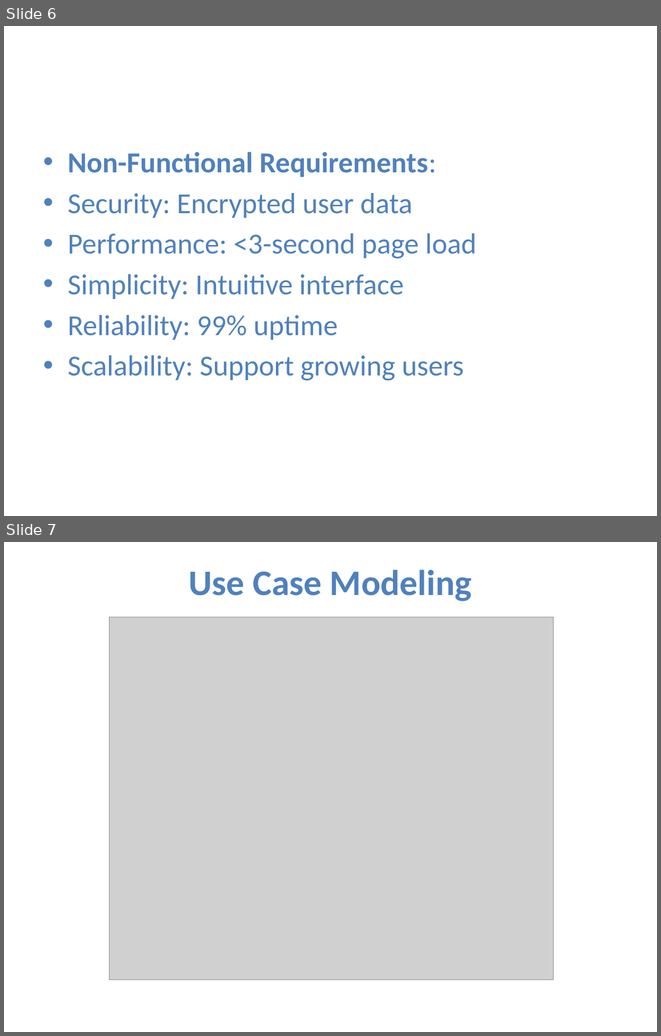
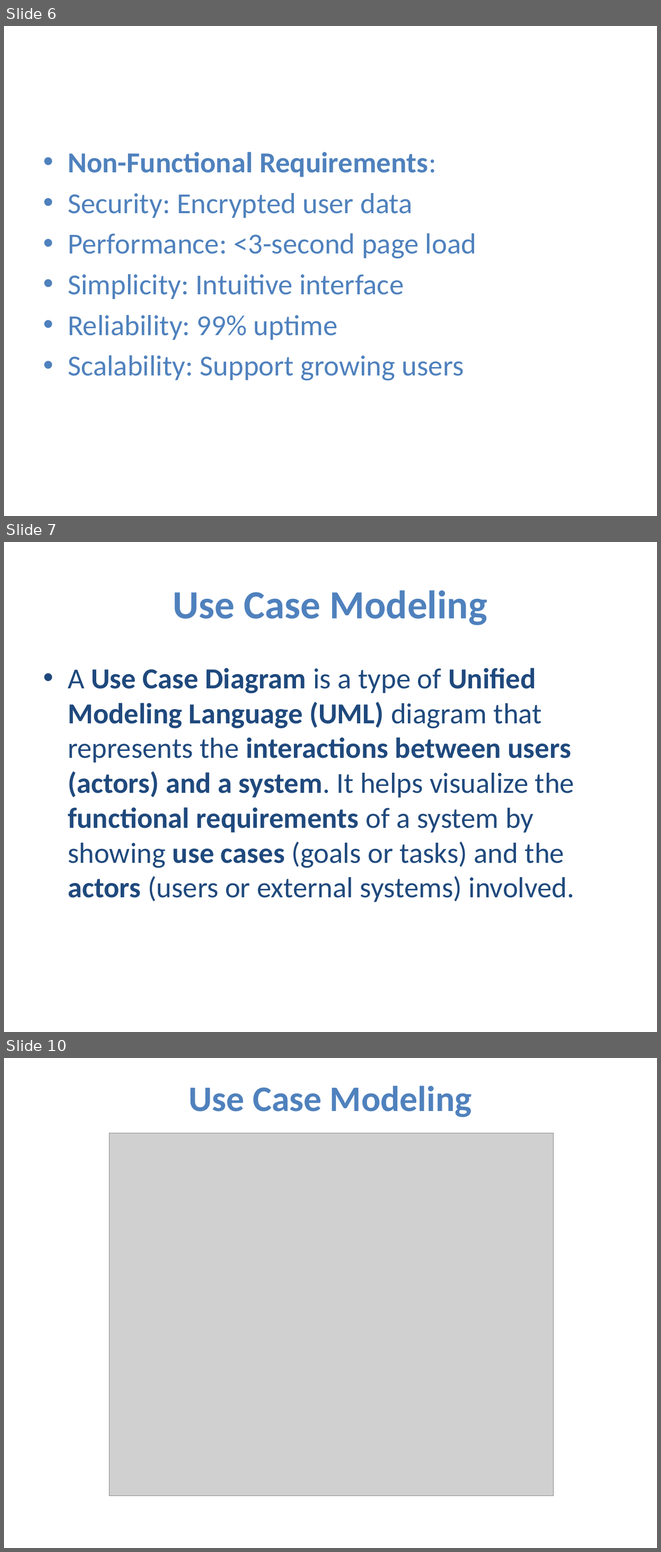
Before and after one commit to KedijaAnsha/software-tools, a slide deck: Wache-Market.pptx. Shown one above the other, each under a label of ours: slides 6 and 7 before the commit, slides 6, 7 and 10 after it; the slides between them are not shown. The pictures are 661x1036 and 661x1552 pixels, drawn with LibreOffice and Linux fonts; fonts in the diff are those of the drawing; grey boxes stand for pictures. Boxes give left, top, right and bottom in pixels: in the first picture for what was removed or moved away, otherwise in the second. Text is boxed around its words. In the diff, an @@ line names an element or a change of style, - is before the commit and + after.

```diff
--- a/Wache-Market.pptx
+++ b/Wache-Market.pptx
@@ slide 7 added at (4, 542, 657, 1032), background #FFFFFF @@
@@ title added at (173, 590, 487, 625), 44 pt, text #4F81BD, bold @@
+Use Case Modeling
@@ text added at (68, 668, 574, 902), 32 pt, text #1F497D @@
+• A Use Case Diagram is a type of Unified Modeling Language (UML) diagram that represents the interactions between users (actors) and a system. It helps visualize the functional requirements of a system by showing use cases (goals or tasks) and the actors (users or external systems) involved.
@@ what was slide 7 is now slide 10 @@
```
Also in this commit, not shown: 1 slide changed, 7 other slides added.
